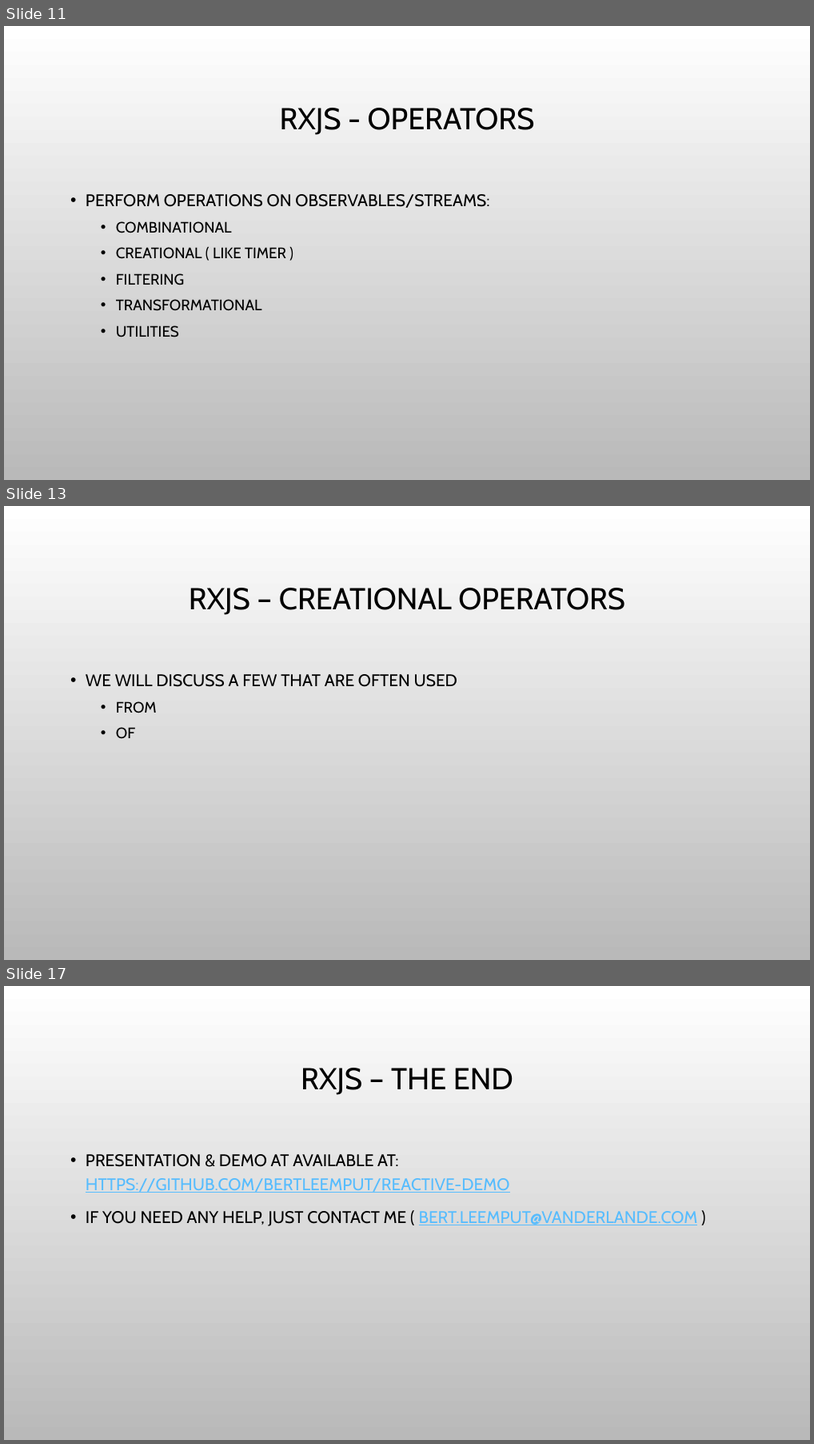
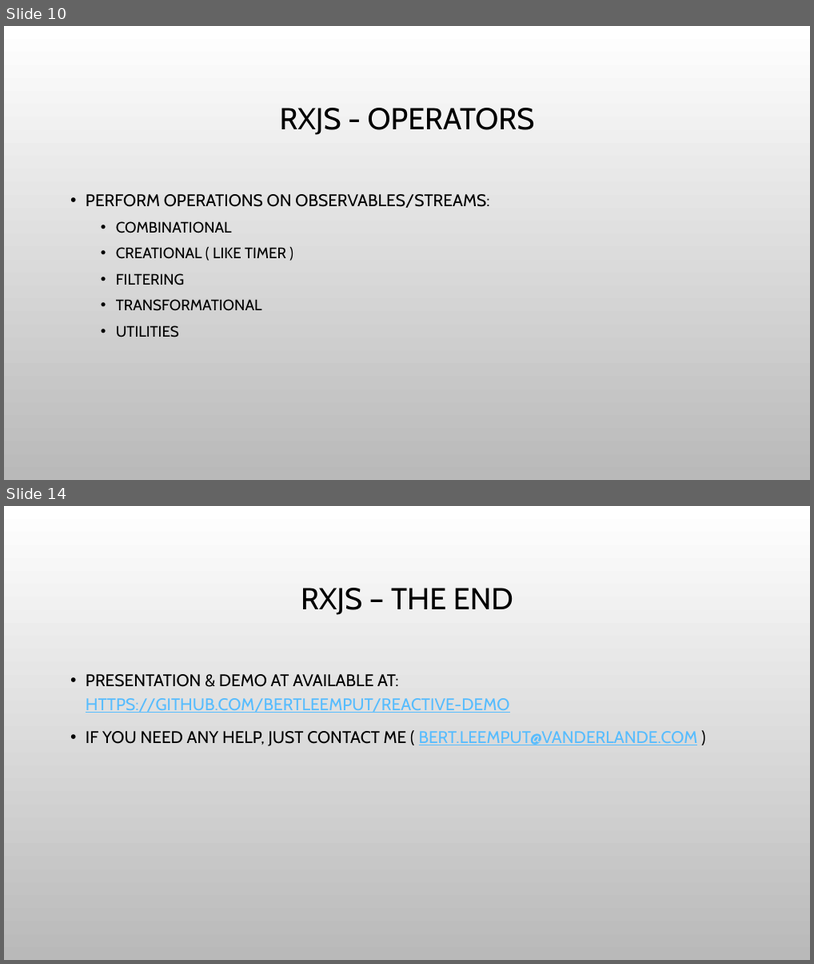
Before and after one commit to bertleemput/reactive-demo, a slide deck: Reactive Programming.pptx. Shown one above the other, each under a label of ours: slides 11, 13 and 17 before the commit, slides 10 and 14 after it; the slides between them are not shown. The pictures are 814x1444 and 814x964 pixels, drawn with LibreOffice and Linux fonts; fonts in the diff are those of the drawing; background and template pictures are left out. Boxes give left, top, right and bottom in pixels: in the first picture for what was removed or moved away, otherwise in the second. Text is boxed around its words. In the diff, an @@ line names an element or a change of style, - is before the commit and + after.

```diff
--- a/Reactive Programming.pptx
+++ b/Reactive Programming.pptx
@@ slide 13 removed at (x1=4, y1=506, x2=810, y2=960), background picture (left out) @@
@@ title removed at (x1=189, y1=588, x2=626, y2=615) @@
-RXJS – CREATIONAL OPERATORS
@@ text removed at (x1=86, y1=674, x2=458, y2=738) @@
-• WE WILL DISCUSS A FEW THAT ARE OFTEN USED
-  • FROM
-  • OF
@@ what was slide 11 is now slide 10 @@
@@ what was slide 17 is now slide 14 @@
```
Also in this commit, not shown: 5 slides changed, 1 slide added, 3 other slides removed, 3 other files.
